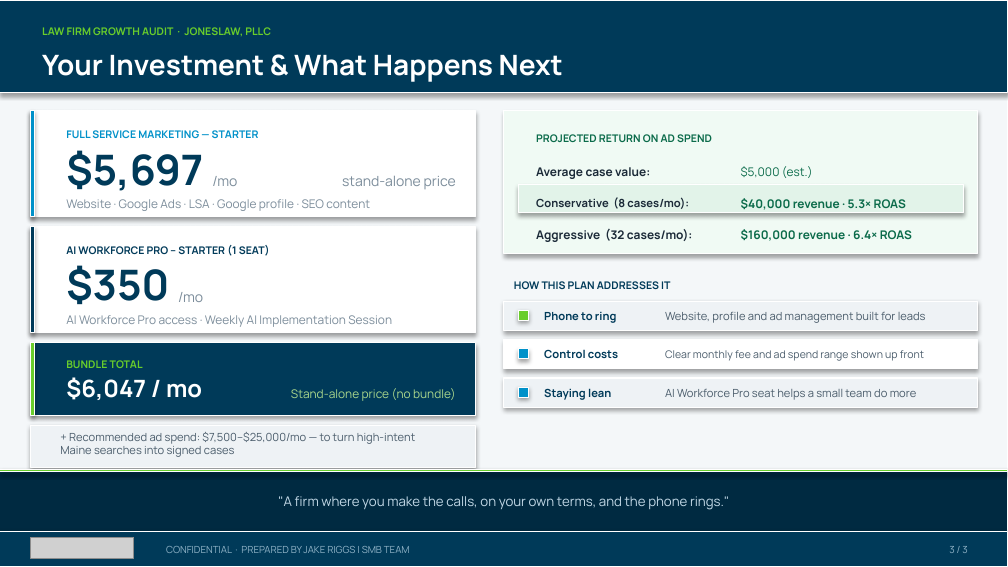
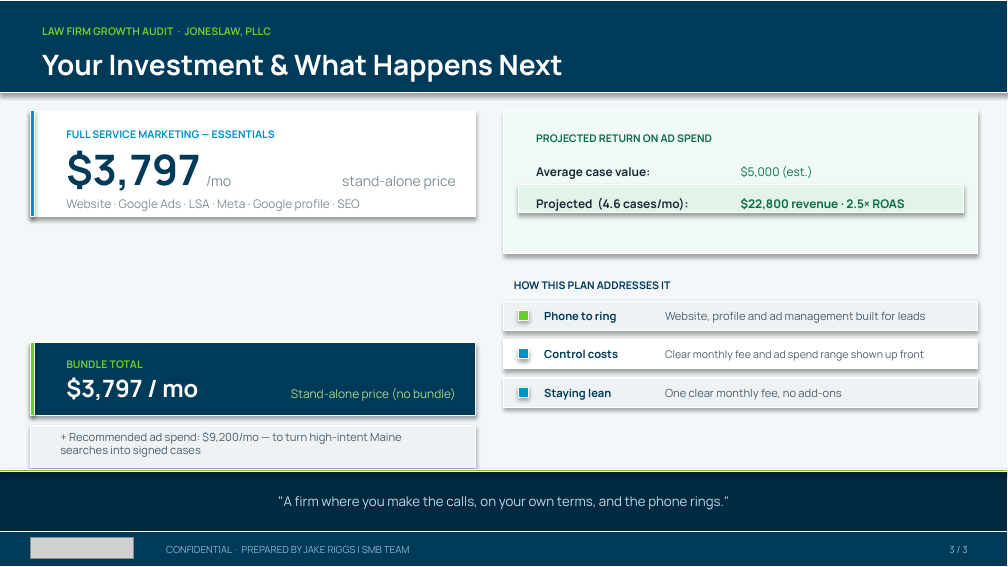
Before and after one commit to SMB-Team-Technology/workwith-smbteam, a slide deck: slide 3 of joneslaw/JonesLaw PLLC_November 11, 2026_Proposal.pptx. Drawn at 1008x567 pixels with LibreOffice and Linux fonts; fonts in the diff are those of the drawing; grey boxes stand for pictures. Boxes give left, top, right and bottom in pixels: in the first picture for what was removed or moved away, otherwise in the second. Text is boxed around its words. In the diff, an @@ line names an element or a change of style, - is before the commit and + after.

```diff
--- a/joneslaw/JonesLaw PLLC_November 11, 2026_Proposal.pptx
+++ b/joneslaw/JonesLaw PLLC_November 11, 2026_Proposal.pptx
@@ text at box(66, 130, 275, 138): text changed @@
-FULL SERVICE MARKETING — STARTER
+FULL SERVICE MARKETING — ESSENTIALS
@@ text at box(66, 150, 200, 191): text changed @@
-$5,697
+$3,797
@@ text "/mo": place and size @@
-text "/mo" at box(212, 176, 237, 186)
+text "/mo" at box(206, 176, 231, 186)
@@ text at box(66, 199, 359, 211): text changed @@
-Website · Google Ads · LSA · Google profile · SEO content
+Website · Google Ads · LSA · Meta · Google profile · SEO
@@ text at box(536, 198, 689, 211): text changed; size 8 to 8.5 pt @@
-Conservative (8 cases/mo):
+Projected (4.6 cases/mo):
@@ text at box(741, 198, 904, 210): text changed @@
-$40,000 revenue · 5.3× ROAS
+$22,800 revenue · 2.5× ROAS
@@ rectangle removed at box(30, 227, 476, 333) @@
@@ rectangle removed at box(30, 227, 34, 333) @@
@@ text removed at box(536, 229, 693, 242) @@
-Aggressive (32 cases/mo):
@@ text removed at box(741, 229, 912, 241) @@
-$160,000 revenue · 6.4× ROAS
@@ text removed at box(66, 245, 270, 256) @@
-AI WORKFORCE PRO – STARTER (1 SEAT)
@@ text removed at box(66, 265, 169, 305) @@
-$350
@@ text removed at box(178, 292, 203, 302) @@
-/mo
@@ text removed at box(66, 315, 392, 327) @@
-AI Workforce Pro access · Weekly AI Implementation Session
@@ text at box(66, 377, 198, 400): text changed @@
-$6,047 / mo
+$3,797 / mo
@@ text at box(665, 389, 841, 400): text changed @@
-AI Workforce Pro seat helps a small team do more
+One clear monthly fee, no add-ons
@@ text at box(60, 432, 401, 457): text changed @@
-+ Recommended ad spend: $7,500–$25,000/mo — to turn high-intent Maine searches into signed cases
++ Recommended ad spend: $9,200/mo — to turn high-intent Maine searches into signed cases
```
Also in this commit, not shown: 1 other slide changed, 2 other files.
